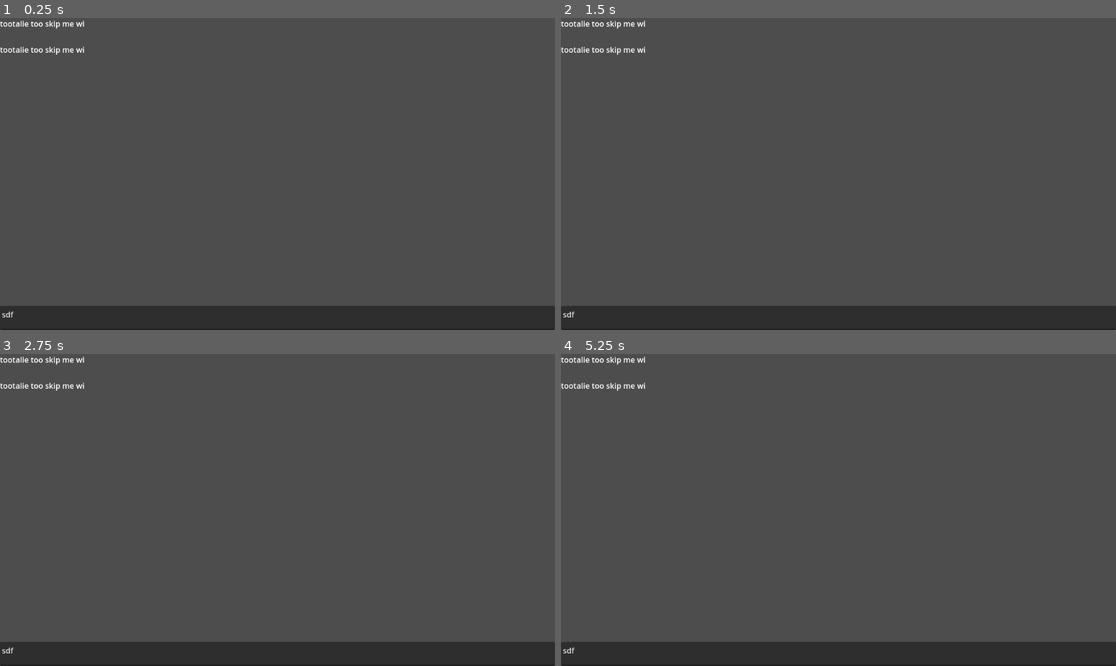
Above: before the commit, frames 1-4 (two rows, left to right).
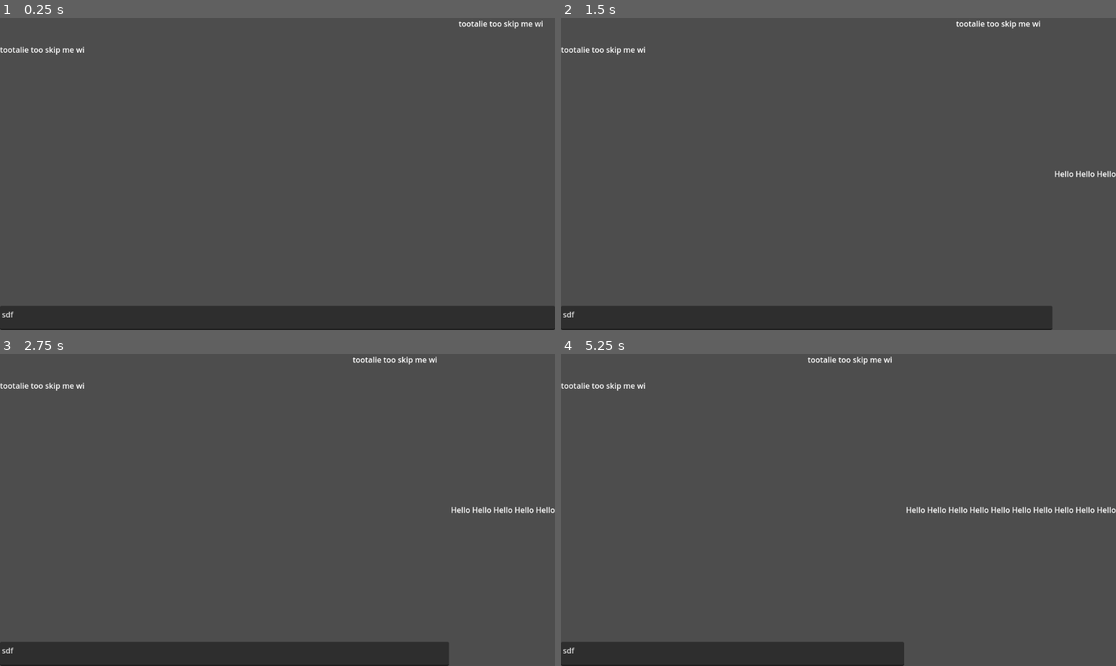
Above: after the commit, the same moments.

Repository: BranchManager/GodotAIPlugin
Game: Godot game, scene res://main.tscn
Same seed, same stepped clock (60 frames per second), same inputs: the game is played once before the commit and once after it.
Inputs:
- Up to frame 1 (0.25 s): no input
- Up to frame 2 (1.5 s): tap Enter (enter, bound only after the commit) at 0.5, 0.6, 1.35 s; tap Space at 1.25 s
- Up to frame 3 (2.75 s): tap Enter (enter, bound only after the commit) at 2, 2.1 s
- Up to frame 4 (5.25 s): tap Space at 2.75, 4.25 s; tap Enter (enter, bound only after the commit) at 2.85, 3.5, 3.6, 4.35, 5.1 s

The runs differ from the first frame. In frame 1, 0.3% of the frame differs, in the area x 0-98%, y 0-4%; in frame 2, 1.3%; in frame 3, 2.0%; in frame 4, 3.6%, in the area x 0-100%, y 0-100%.
Error in both runs: Assertion failed. (res://ollama.gd:47)

Commit message:
started trying to create new label

Diff:
--- a/controllerscript.gd
+++ b/controllerscript.gd
@@ -1,11 +1,27 @@
 extends BoxContainer
 
-
+@onready var vboxlabels = %VboxLabel
 # Called when the node enters the scene tree for the first time.
 func _ready():
+
 	pass # Replace with function body.
 
 
 # Called every frame. 'delta' is the elapsed time since the previous frame.
 func _process(delta):
 	pass
+
+
+func _input(event):
+	if Input.is_action_just_pressed("enter"):
+		print("Hello")
+		create_query_label()
+
+
+func create_query_label():
+
+	var label = Label.new()
+	label.text="Hello"
+	add_child(label)
+	vboxlabels.add_child(label)
+	return label
--- a/main.tscn
+++ b/main.tscn
@@ -1,6 +1,7 @@
-[gd_scene load_steps=2 format=3 uid="uid://boeugm4pkhvyt"]
+[gd_scene load_steps=3 format=3 uid="uid://boeugm4pkhvyt"]
 
 [ext_resource type="Script" path="res://ollama.gd" id="1_4g466"]
+[ext_resource type="Script" path="res://controllerscript.gd" id="2_ukg2g"]
 
 [node name="Node" type="Control"]
 layout_mode = 3
@@ -20,6 +21,7 @@
 anchor_bottom = 1.0
 grow_horizontal = 2
 grow_vertical = 2
+script = ExtResource("2_ukg2g")
 
 [node name="VBoxContainer" type="VBoxContainer" parent="BoxContainer"]
 layout_mode = 2
@@ -29,19 +31,23 @@
 layout_mode = 2
 size_flags_vertical = 3
 
-[node name="VBoxContainer" type="VBoxContainer" parent="BoxContainer/VBoxContainer/ScrollContainer"]
+[node name="VboxLabel" type="VBoxContainer" parent="BoxContainer/VBoxContainer/ScrollContainer"]
+unique_name_in_owner = true
 layout_mode = 2
+size_flags_horizontal = 3
+size_flags_vertical = 3
 
-[node name="Label" type="Label" parent="BoxContainer/VBoxContainer/ScrollContainer/VBoxContainer"]
+[node name="Label" type="Label" parent="BoxContainer/VBoxContainer/ScrollContainer/VboxLabel"]
 custom_minimum_size = Vector2(200, 50)
 layout_mode = 2
 size_flags_horizontal = 8
 text = "tootalie too skip me wi"
 autowrap_mode = 3
 
-[node name="Label2" type="Label" parent="BoxContainer/VBoxContainer/ScrollContainer/VBoxContainer"]
+[node name="Label2" type="Label" parent="BoxContainer/VBoxContainer/ScrollContainer/VboxLabel"]
 custom_minimum_size = Vector2(200, 50)
 layout_mode = 2
+size_flags_horizontal = 0
 text = "tootalie too skip me wi"
 autowrap_mode = 3
 
--- a/project.godot
+++ b/project.godot
@@ -22,3 +22,11 @@
 [editor_plugins]
 
 enabled=PackedStringArray("res://addons/fuku/plugin.cfg", "res://addons/plugin_refresher/plugin.cfg")
+
+[input]
+
+enter={
+"deadzone": 0.5,
+"events": [Object(InputEventKey,"resource_local_to_scene":false,"resource_name":"","device":-1,"window_id":0,"alt_pressed":false,"shift_pressed":false,"ctrl_pressed":false,"meta_pressed":false,"pressed":false,"keycode":0,"physical_keycode":4194309,"key_label":0,"unicode":0,"echo":false,"script":null)
+]
+}
